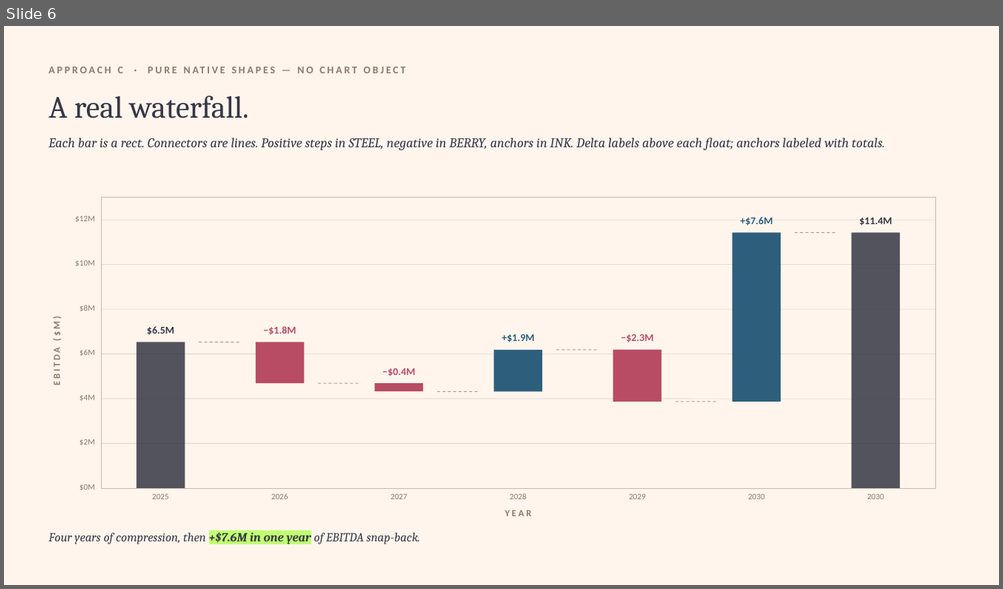
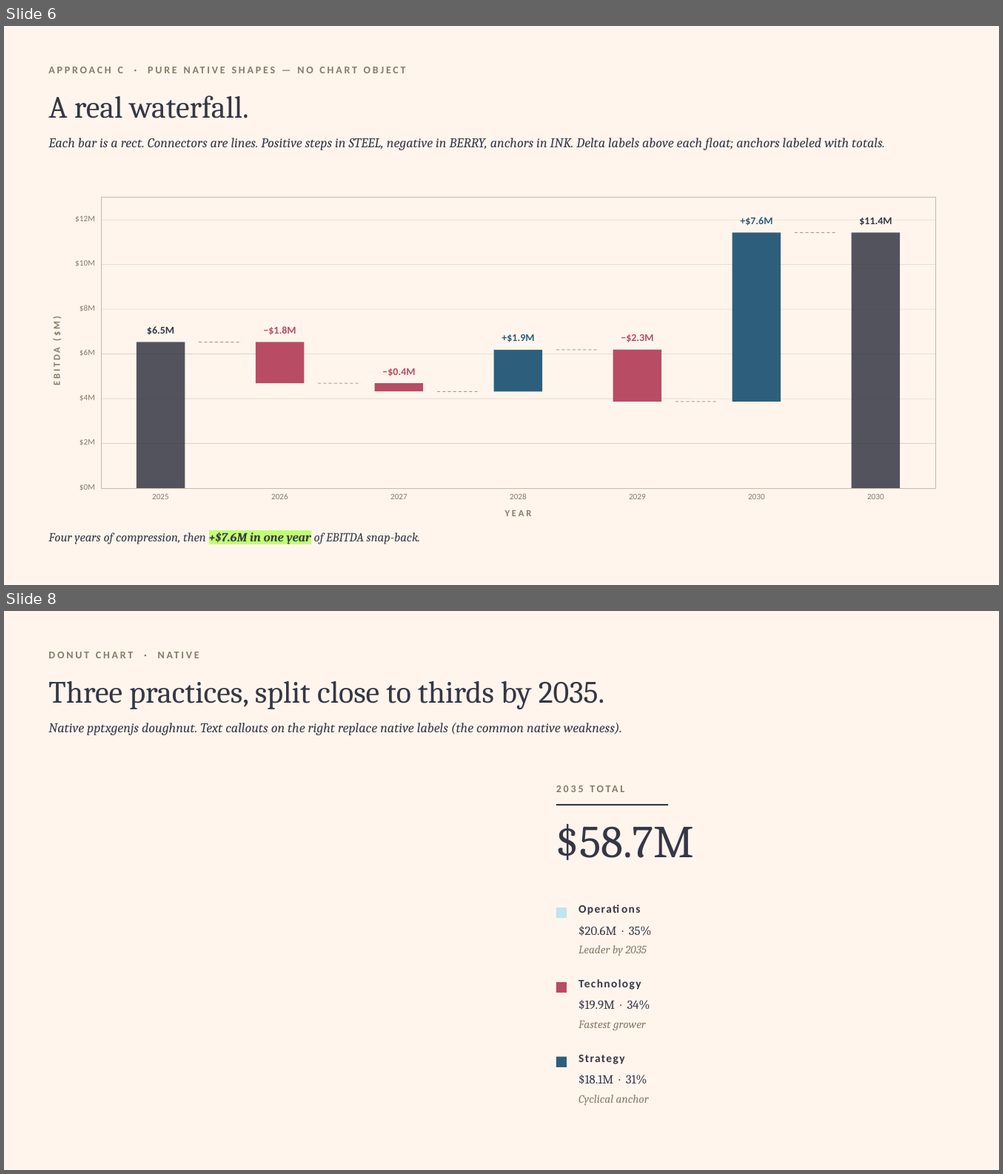
Before and after one commit to nsaperia/claude-pptx-plot, a slide deck: output/audit_deck.pptx. Shown one above the other, each under a label of ours: slide 6 before the commit, slides 6 and 8 after it; the slides between them are not shown. The pictures are 1003x589 and 1003x1174 pixels, drawn with LibreOffice and Linux fonts; fonts in the diff are those of the drawing. Boxes give left, top, right and bottom in pixels: in the first picture for what was removed or moved away, otherwise in the second. Text is boxed around its words. In the diff, an @@ line names an element or a change of style, - is before the commit and + after.

```diff
--- a/output/audit_deck.pptx
+++ b/output/audit_deck.pptx
@@ slide 8 added at (4, 611, 999, 1170), background #FFF5ED @@
@@ text added at (48, 652, 134, 658), 10 pt, text #8A7968, bold @@
+DONUT CHART · NATIVE
@@ text added at (48, 681, 604, 709), 30 pt, text #353745 @@
+Three practices, split close to thirds by 2035.
@@ text added at (48, 723, 622, 735), 13 pt, text #353745, italic @@
+Native pptxgenjs doughnut. Text callouts on the right replace native labels (the common native weakness).
@@ text added at (556, 783, 951, 803), 10 pt, text #8A7968, bold @@
+2035 TOTAL
@@ line added from (556, 805) to (668, 805), #353745 1.5 pt @@
@@ text added at (556, 824, 694, 860), 44 pt, text #353745 @@
+$58.7M
@@ rectangle added at (556, 908, 566, 918), fill #BFE5EF @@
@@ text added at (578, 902, 951, 923), 11 pt, text #353745, bold @@
+Operations
@@ text added at (578, 926, 652, 936), 12 pt, text #353745 @@
+$20.6M · 35%
@@ text added at (578, 945, 646, 956), 11 pt, text #8A7968, italic @@
+Leader by 2035
@@ rectangle added at (556, 982, 566, 993), fill #B84C65 @@
@@ text added at (578, 980, 641, 990), 11 pt, text #353745, bold @@
+Technology
@@ text added at (578, 1000, 650, 1010), 12 pt, text #353745 @@
+$19.9M · 34%
@@ text added at (578, 1021, 646, 1031), 11 pt, text #8A7968, italic @@
+Fastest grower
@@ rectangle added at (556, 1057, 566, 1068), fill #2D5F7C @@
@@ text added at (578, 1055, 624, 1065), 11 pt, text #353745, bold @@
+Strategy
@@ text added at (578, 1075, 647, 1085), 12 pt, text #353745 @@
+$18.1M · 31%
@@ text added at (578, 1095, 649, 1105), 11 pt, text #8A7968, italic @@
+Cyclical anchor
```
Also in this commit, not shown: 3 other slides added, 2 other files.
